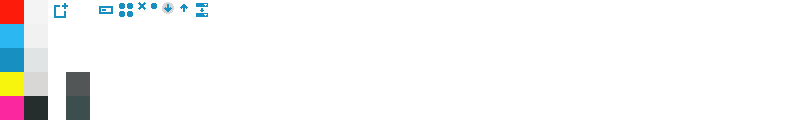
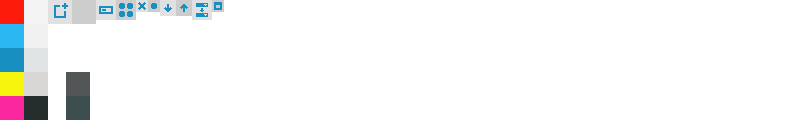
Layer changes from the first 800px x 120px image to the second:
painted on "Icon top layer" over [left=214, top=2, right=222, bottom=10]
hid "Icon bottom layer" over [left=162, top=2, right=174, bottom=14]
showed group "Bgs" (11 layers) over [left=48, top=0, right=224, bottom=24]
added layer "Rectangle 1 copy 21" in group "Bgs" over [left=212, top=0, right=224, bottom=12]
painted on "Rectangle 1 copy 20" over [left=192, top=0, right=212, bottom=20]
